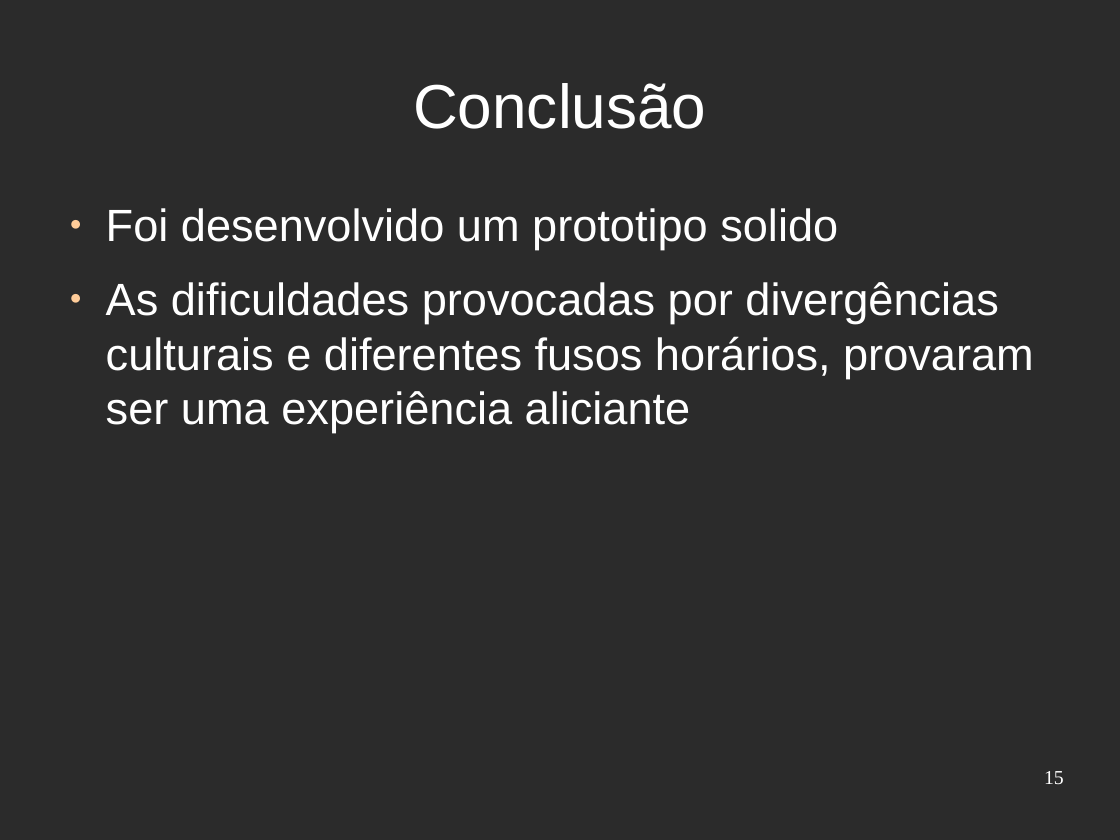
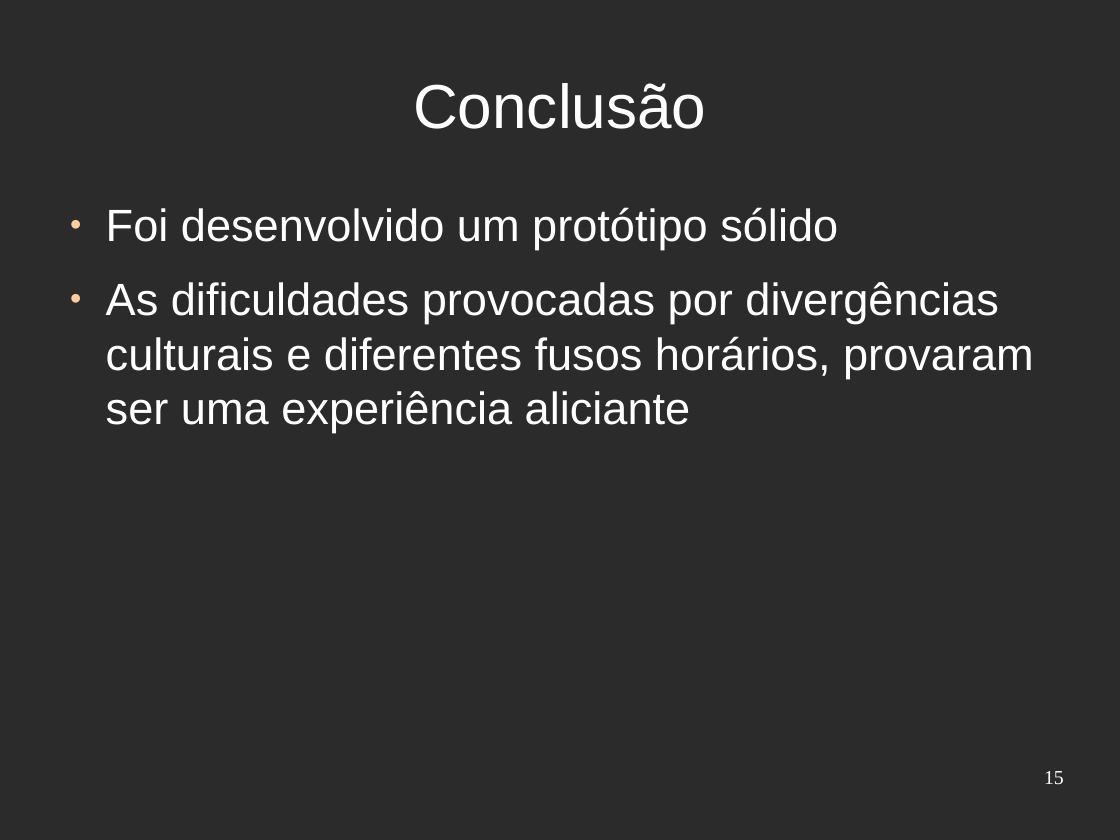
Before and after one commit to djjorjinho/mutworange_2011, a slide deck: slide 15 of documents/presentation/apresentacao_portugal.odp. Drawn at 1120x840 pixels with LibreOffice and Linux fonts; fonts in the diff are those of the drawing; background and template pictures are left out; a plain dark background stands for a picture behind light text. Boxes give left, top, right and bottom in pixels: in the first picture for what was removed or moved away, otherwise in the second. Text is boxed around its words. In the diff, an @@ line names an element or a change of style, - is before the commit and + after.

```diff
--- a/documents/presentation/apresentacao_portugal.odp
+++ b/documents/presentation/apresentacao_portugal.odp
@@ text at (106, 207, 838, 250): text changed @@
-● Foi desenvolvido um prototipo solido
+● Foi desenvolvido um protótipo sólido
```
Also in this commit, not shown: 5 other slides changed.
